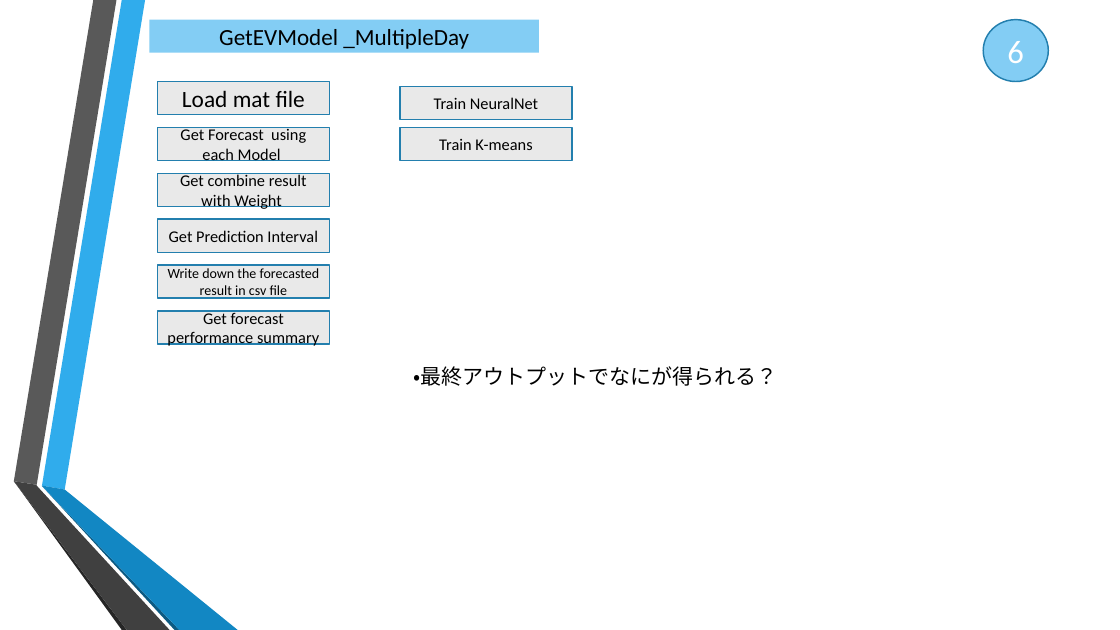
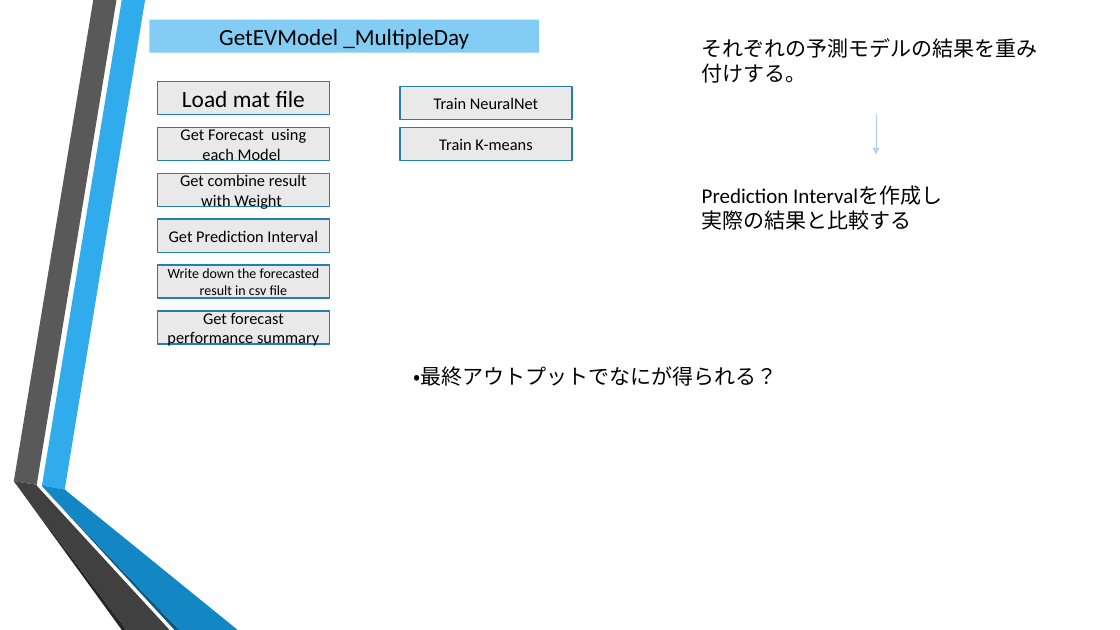
Before and after one commit to daisukekodaira/Probabilistic-Forecasting-Model-for-Non-normally-Distributed-EV-Charging-Demand, a slide deck: slide 9 of 2. Documents/EV Forecasting Model document.pptx (slide 10 before the commit). Drawn at 1120x630 pixels with LibreOffice and Linux fonts; fonts in the diff are those of the drawing; background and template pictures are left out. Boxes give left, top, right and bottom in pixels: in the first picture for what was removed or moved away, otherwise in the second. Text is boxed around its words. In the diff, an @@ line names an element or a change of style, - is before the commit and + after.

```diff
--- a/2. Documents/EV Forecasting Model document.pptx
+++ b/2. Documents/EV Forecasting Model document.pptx
@@ ellipse removed at <box>984,19,1049,82</box> @@
-6
@@ text added at <box>702,38,1038,83</box>, 18 pt, text #000000 @@
+それぞれの予測モデルの結果を重み付けする。
@@ arrow added from (876, 114) to (876, 155), #AED2F4 0.75 pt @@
@@ text added at <box>702,185,942,230</box>, 18 pt, text #000000 @@
+Prediction Intervalを作成し
+実際の結果と比較する
```
Also in this commit, not shown: 6 other slides changed, 1 slide removed.
